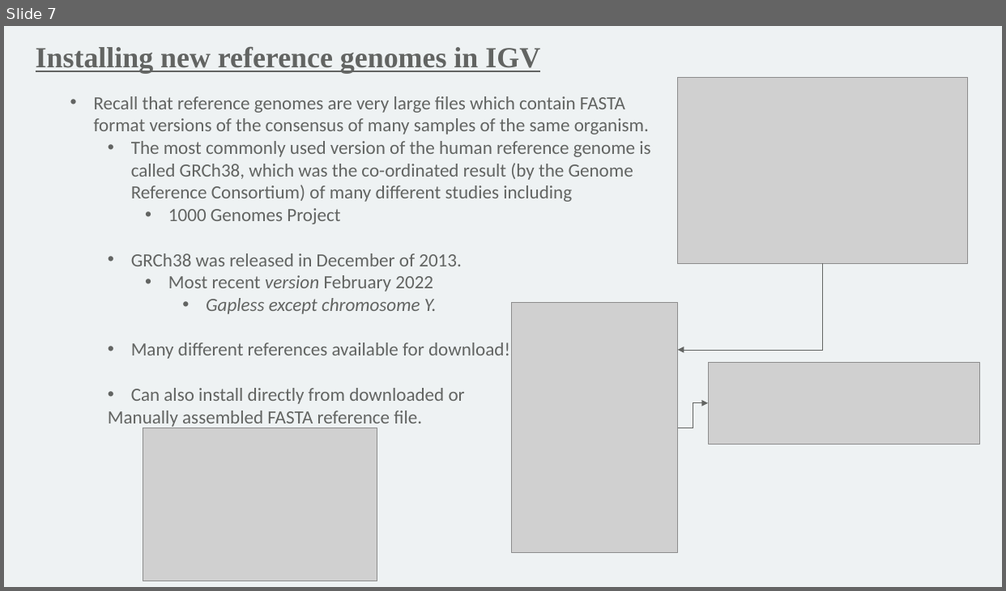
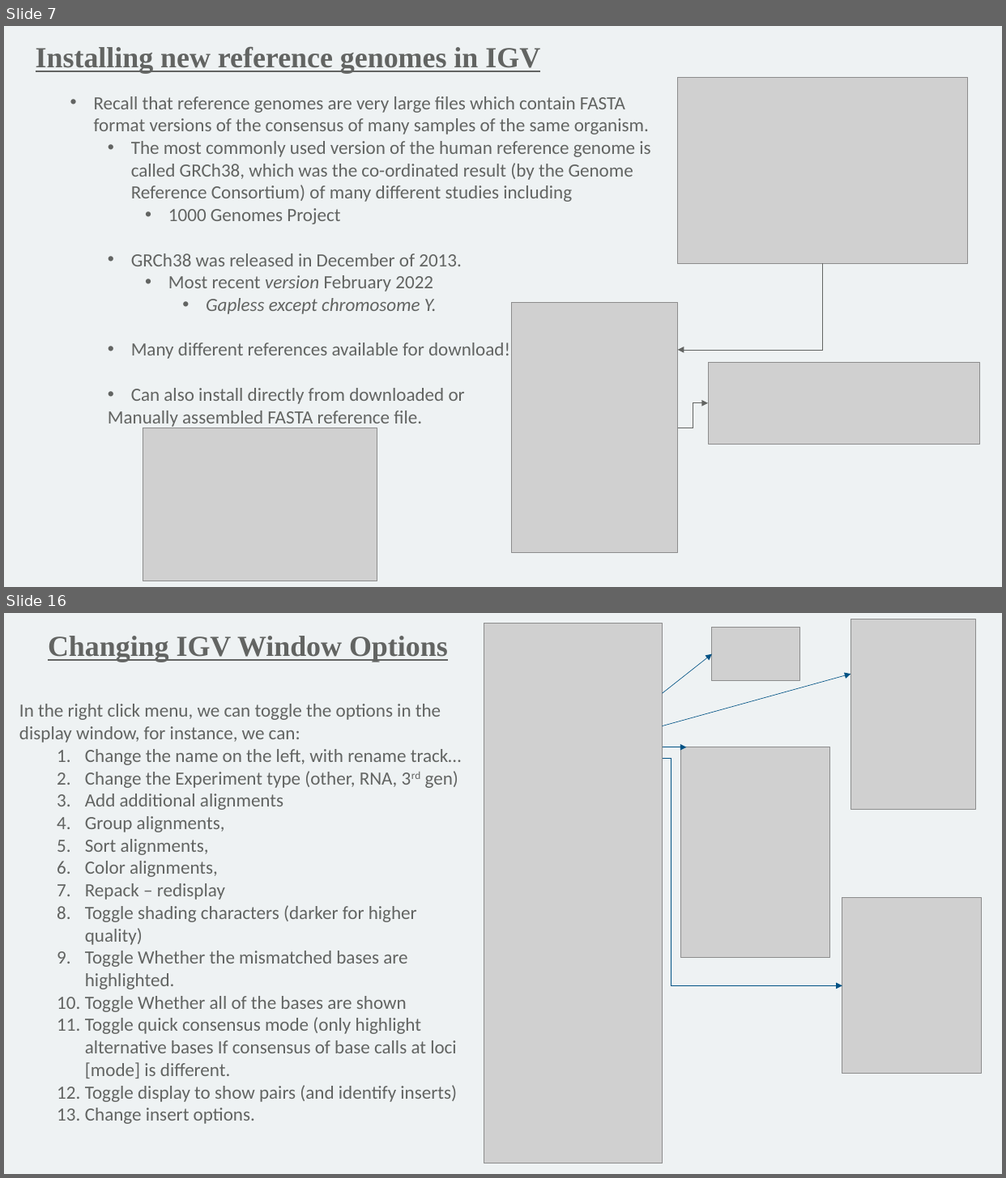
Before and after one commit to mathornton01/2022_UTSW_Lyda_Hill_Department_Introduction_To_NGS_Analysis_Nanocourse, a slide deck: Slides/IntroductionToNGSAnalysis_DayII_MT.pptx. Shown one above the other, each under a label of ours: slide 7 before the commit, slides 7 and 16 after it; the slides between them are not shown. The pictures are 1006x591 and 1006x1178 pixels, drawn with LibreOffice and Linux fonts; fonts in the diff are those of the drawing; grey boxes stand for pictures; background and template pictures are left out. Boxes give left, top, right and bottom in pixels: in the first picture for what was removed or moved away, otherwise in the second. Text is boxed around its words. In the diff, an @@ line names an element or a change of style, - is before the commit and + after.

```diff
--- a/Slides/IntroductionToNGSAnalysis_DayII_MT.pptx
+++ b/Slides/IntroductionToNGSAnalysis_DayII_MT.pptx
@@ slide 16 added at (x1=4, y1=613, x2=1002, y2=1174), background #EEF2F3 @@
@@ text added at (x1=48, y1=636, x2=448, y2=662), 28 pt, text #626462, bold, underline @@
+Changing IGV Window Options
@@ picture added at (x1=484, y1=623, x2=663, y2=1164) @@
@@ picture added at (x1=712, y1=628, x2=800, y2=681) @@
@@ picture added at (x1=850, y1=619, x2=976, y2=809) @@
@@ arrow added from (662, 693) to (712, 654), #005284 0.5 pt @@
@@ arrow added from (662, 726) to (850, 674), #005284 0.5 pt @@
@@ text added at (x1=19, y1=704, x2=462, y2=1124), 18 pt, text #626462 @@
+In the right click menu, we can toggle the options in the display window, for instance, we can:
+  1. Change the name on the left, with rename track…
+  2. Change the Experiment type (other, RNA, 3rd gen)
+  3. Add additional alignments
+  4. Group alignments,
+  5. Sort alignments,
+  6. Color alignments,
+  7. Repack – redisplay
+  8. Toggle shading characters (darker for higher quality)
+  9. Toggle Whether the mismatched bases are highlighted.
+  10. Toggle Whether all of the bases are shown
+  11. Toggle quick consensus mode (only highlight alternative bases If consensus of base calls at loci [mode] is different.
+  12. Toggle display to show pairs (and identify inserts)
+  13. Change insert options.
@@ line added from (671, 758) to (662, 758), #005284 0.5 pt @@
@@ arrow added from (662, 747) to (687, 747), #005284 0.5 pt @@
@@ elbow arrow added from (671, 758) to (842, 986), #005284 0.5 pt @@
@@ picture added at (x1=681, y1=747, x2=829, y2=957) @@
@@ picture added at (x1=842, y1=898, x2=982, y2=1074) @@
```
Also in this commit, not shown: 8 slides changed, 23 other slides added, 1 slide removed, 5 other files.
